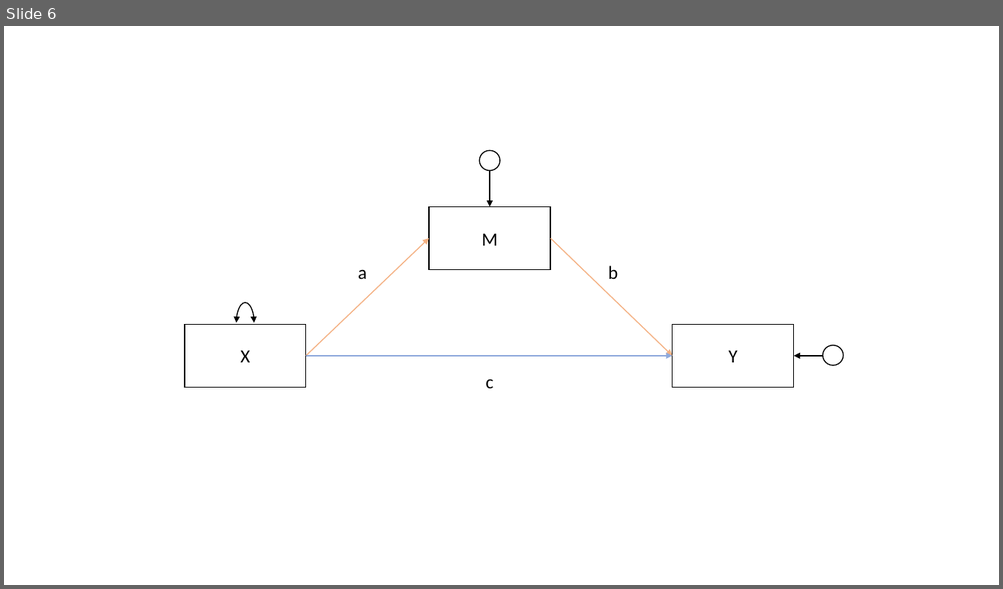
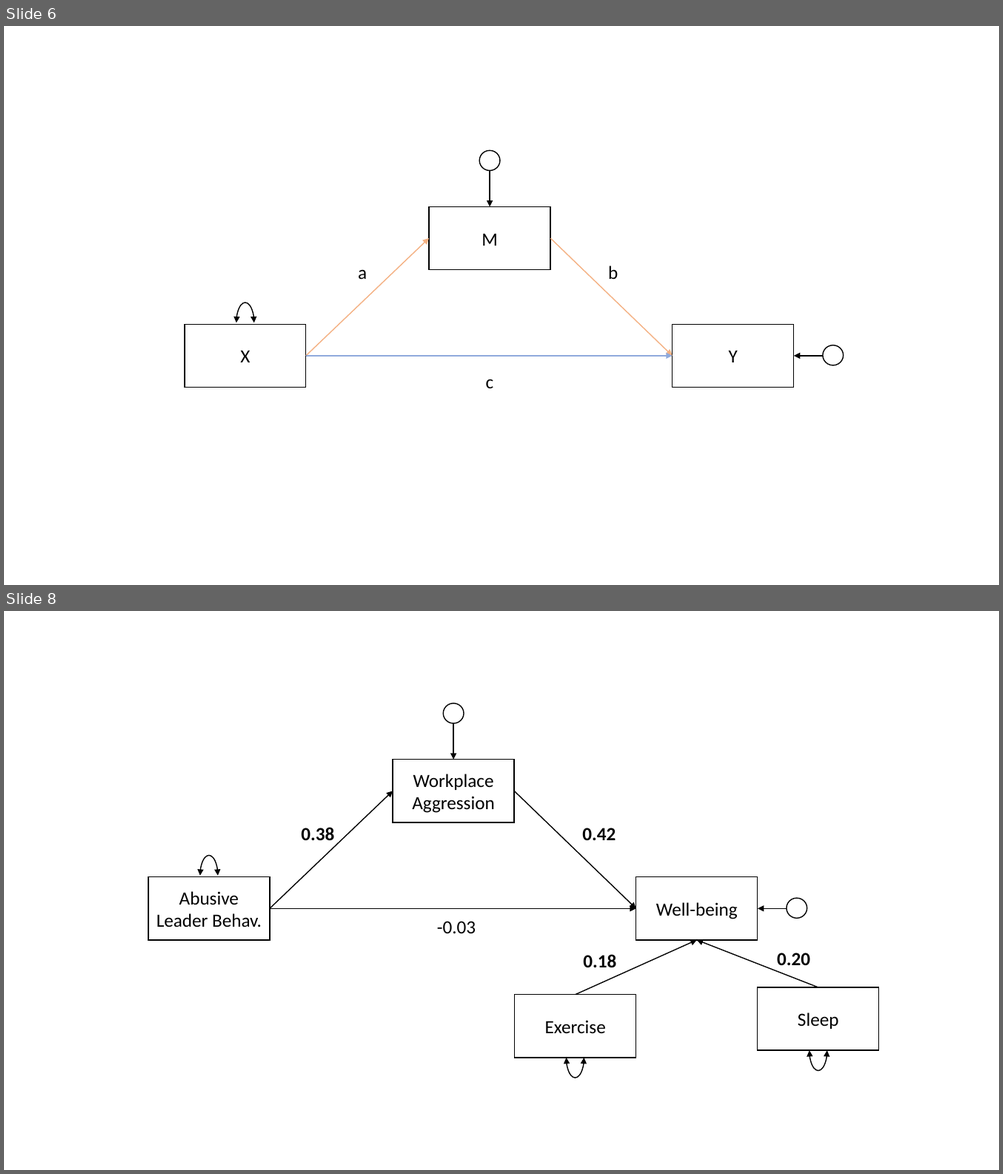
Before and after one commit to uoepsy/dapr3, a slide deck: dapr3_lectures/pathfa_lectures/figs/diagrams.pptx. Shown one above the other, each under a label of ours: slide 6 before the commit, slides 6 and 8 after it; the slides between them are not shown. The pictures are 1003x589 and 1003x1174 pixels, drawn with LibreOffice and Linux fonts; fonts in the diff are those of the drawing. Boxes give left, top, right and bottom in pixels: in the first picture for what was removed or moved away, otherwise in the second. Text is boxed around its words. In the diff, an @@ line names an element or a change of style, - is before the commit and + after.

```diff
--- a/dapr3_lectures/pathfa_lectures/figs/diagrams.pptx
+++ b/dapr3_lectures/pathfa_lectures/figs/diagrams.pptx
@@ slide 8 added at bbox=[4, 611, 999, 1170], background #FFFFFF @@
@@ group added at bbox=[148, 703, 879, 1079]: 7 arrows, 5 rectangles, 5 texts, 3 right brackets, 2 ellipses @@
+Abusive Leader Behav.
+Workplace
+Aggression
+Well-being
+Sleep
+Exercise
+0.38
+-0.03
+0.42
+0.18
+0.20
```
Also in this commit, not shown: 1 other slide added, 19 other files.
